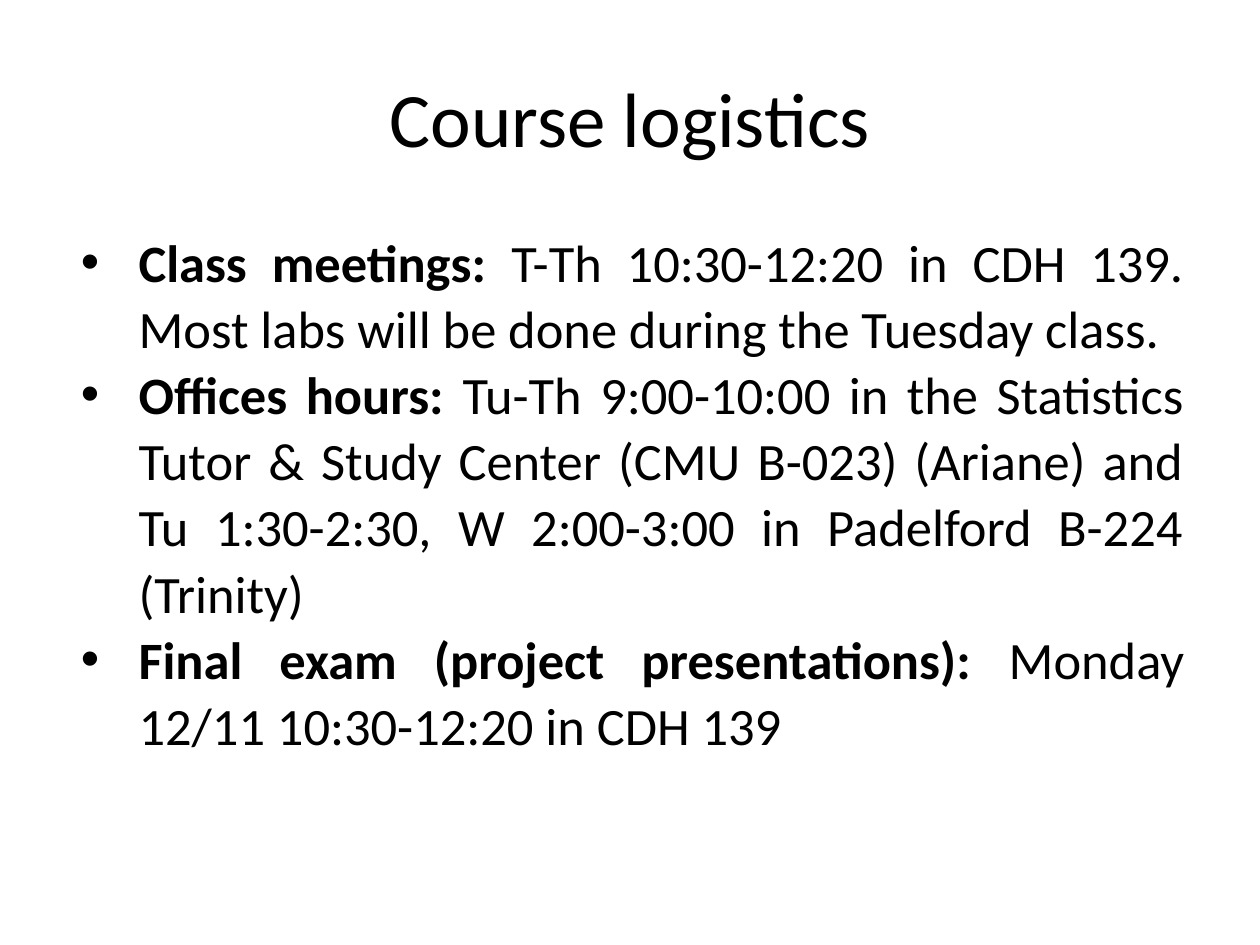
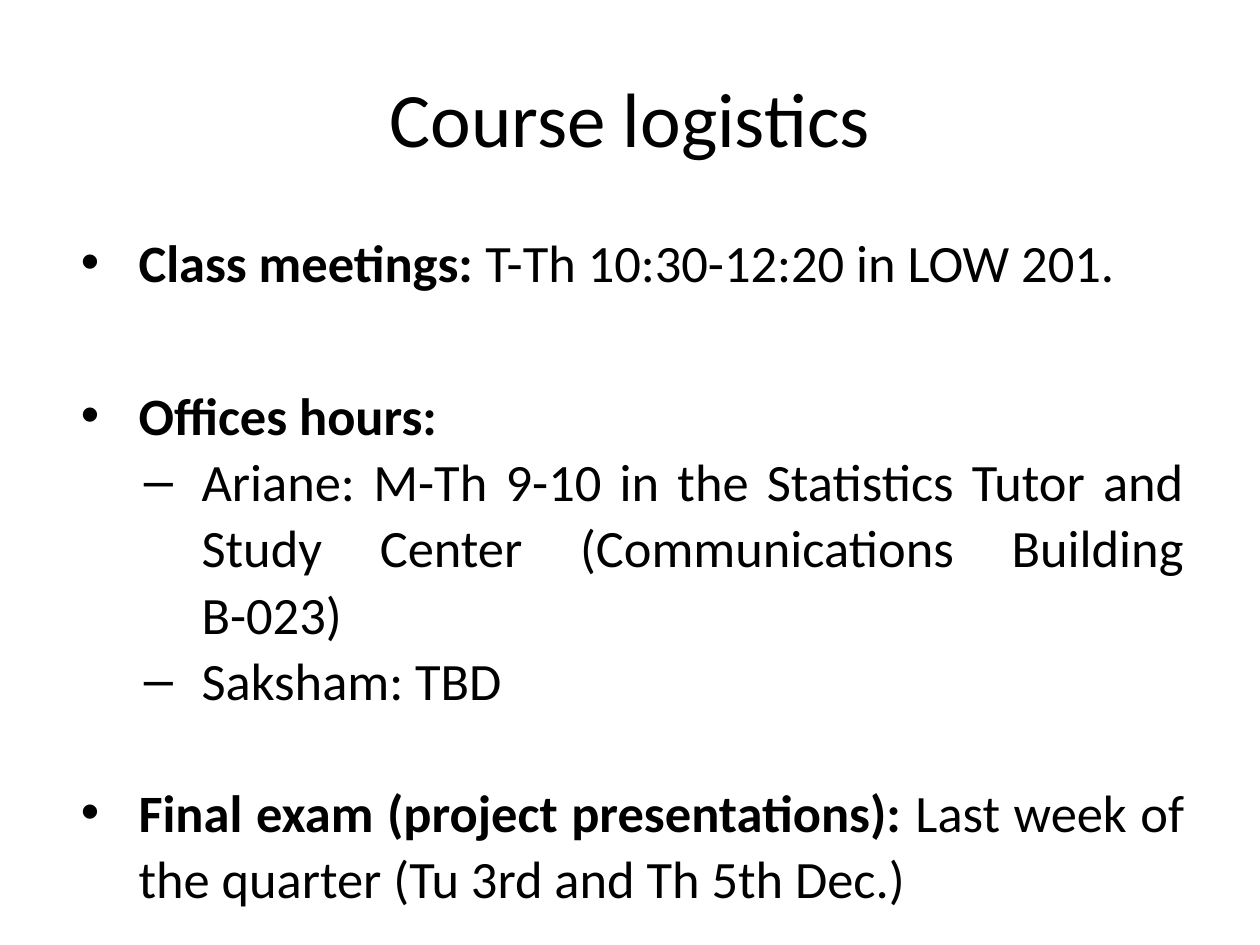
Before and after one commit to ArianeDucellier/data_visualization_R, a slide deck: slide 6 of lectures/Introduction.pptx. Drawn at 1260x945 pixels with LibreOffice and Linux fonts; fonts in the diff are those of the drawing. Boxes give left, top, right and bottom in pixels: in the first picture for what was removed or moved away, otherwise in the second. Text is boxed around its words. In the diff, an @@ line names an element or a change of style, - is before the commit and + after.

Commit message:
prepare tutorial for 09/26

```diff
--- a/lectures/Introduction.pptx
+++ b/lectures/Introduction.pptx
@@ text at (139, 245, 1184, 907): text changed @@
-• Class meetings: T-Th 10:30-12:20 in CDH 139. Most labs will be done during the Tuesday class.
-• Offices hours: Tu-Th 9:00-10:00 in the Statistics Tutor & Study Center (CMU B-023) (Ariane) and Tu 1:30-2:30, W 2:00-3:00 in Padelford B-224 (Trinity)
-• Final exam (project presentations): Monday 12/11 10:30-12:20 in CDH 139
+• Class meetings: T-Th 10:30-12:20 in LOW 201.
+• Offices hours:
+  – Ariane: M-Th 9-10 in the Statistics Tutor and Study Center (Communications Building B-023)
+  – Saksham: TBD
+• Final exam (project presentations): Last week of the quarter (Tu 3rd and Th 5th Dec.)
```
Also in this commit, not shown: 10 other slides changed, 1 slide added, 45 other files.
